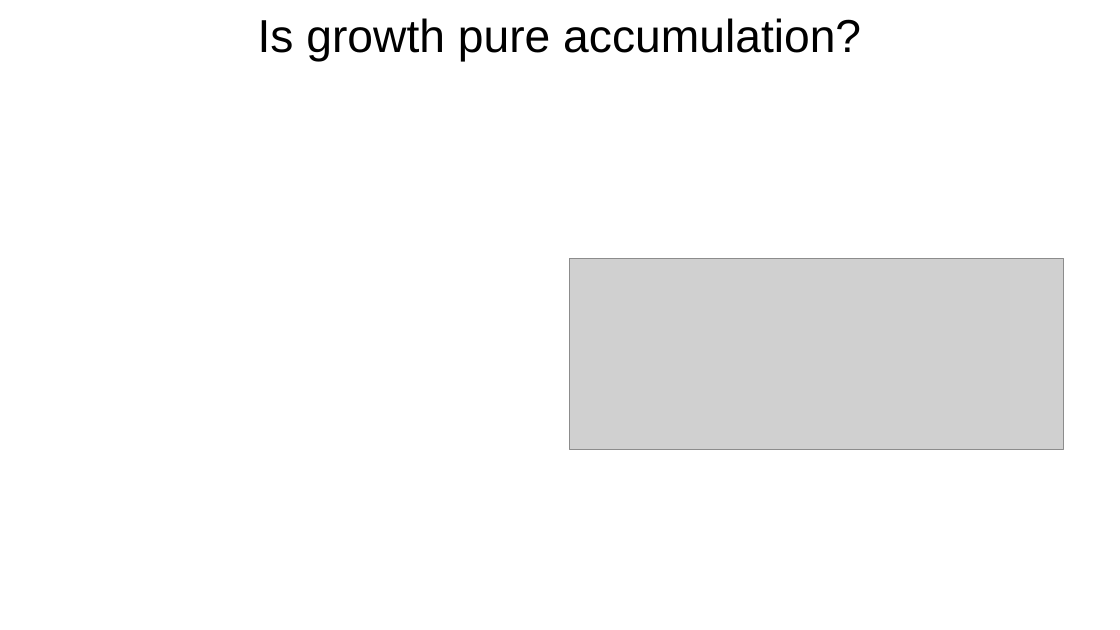
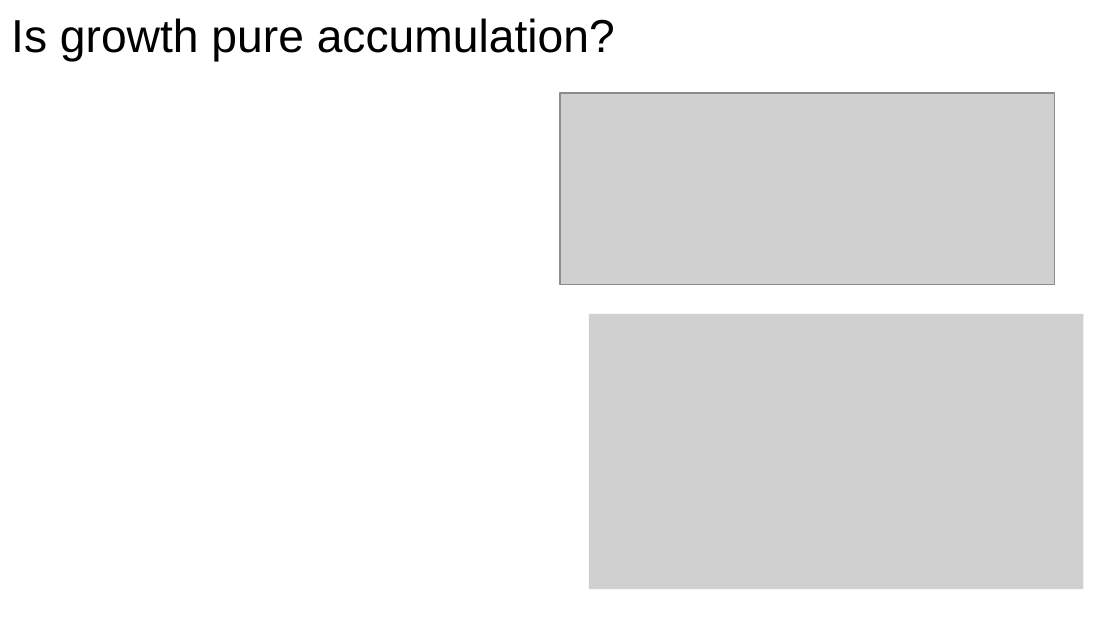
Before and after one commit to langcog/standard-model-2, a slide deck: slide 7 of outputs/slides/standard_model_pptx.pptx (slide 5 before the commit). Drawn at 1120x630 pixels with LibreOffice and Linux fonts; fonts in the diff are those of the drawing; grey boxes stand for pictures. Boxes give left, top, right and bottom in pixels: in the first picture for what was removed or moved away, otherwise in the second. Text is boxed around its words. In the diff, an @@ line names an element or a change of style, - is before the commit and + after.

```diff
--- a/outputs/slides/standard_model_pptx.pptx
+++ b/outputs/slides/standard_model_pptx.pptx
@@ title "Is growth pure accumulation?" at (x1=11, y1=18, x2=615, y2=61): alignment centre to left @@
@@ picture moved from (x1=569, y1=259, x2=1064, y2=450) to (x1=560, y1=93, x2=1055, y2=284) @@
@@ picture added at (x1=589, y1=314, x2=1084, y2=589) @@
```
Also in this commit, not shown: 29 other slides changed, 24 slides added, 11 slides removed, 3 other files.
